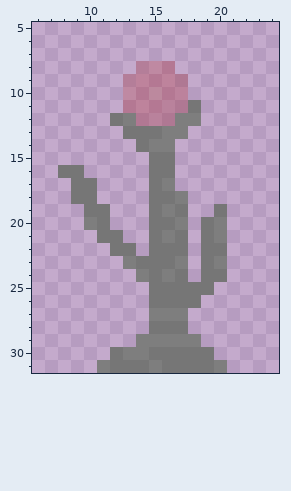
One commit to this pixel-art sprite: src/client/Resources/Textures/Blocks/flower.png. The picture above is the old version.
The file is 32x32 pixels. Pixels under 10% opacity are left out. Colours within 5 levels of each other are drawn and written as one. Shown: x 6..24, y 5..31.
After the commit:
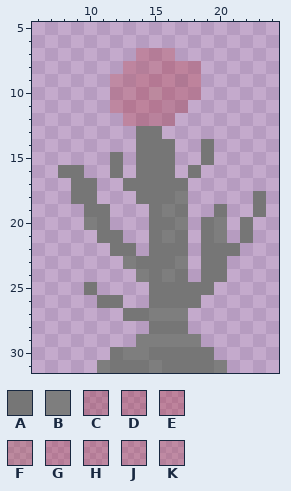
Palette (. is transparent): A #767676  B #7e7e7e  C #990b0b40  D #a30c0c40  E #ad0e0e40  F #a6281640  G #ae181840  H #ae1e1e40  J #af262640  K #b02d2d41
From the commit log: Slightly improve flower texture
Diff:
Changed rows in their new state; - is an unchanged pixel.
first column x 10:
 7 ----GHH-------
 8 ---G---EG-----
 9 --K-----E-----
10 --J-----G-----
11 --H-----.-----
12 --.G---..-----
13 ---.--..------
14 -----AA--A----
15 --A-A----A----
16 --A-A---A-----
17 ---AA-AA------
18 ----A--------A
19 -------------A
20 ------------A-
21 ------------A-
22 -----------A--
23 ----------A---
25 A-------------
26 -AA-----------
27 ---AA---------
Changed places in both pictures, as pixel boxes (x1, y1, x2, y2):
changed: (110, 48, 266, 269)
added: (84, 282, 149, 321)
